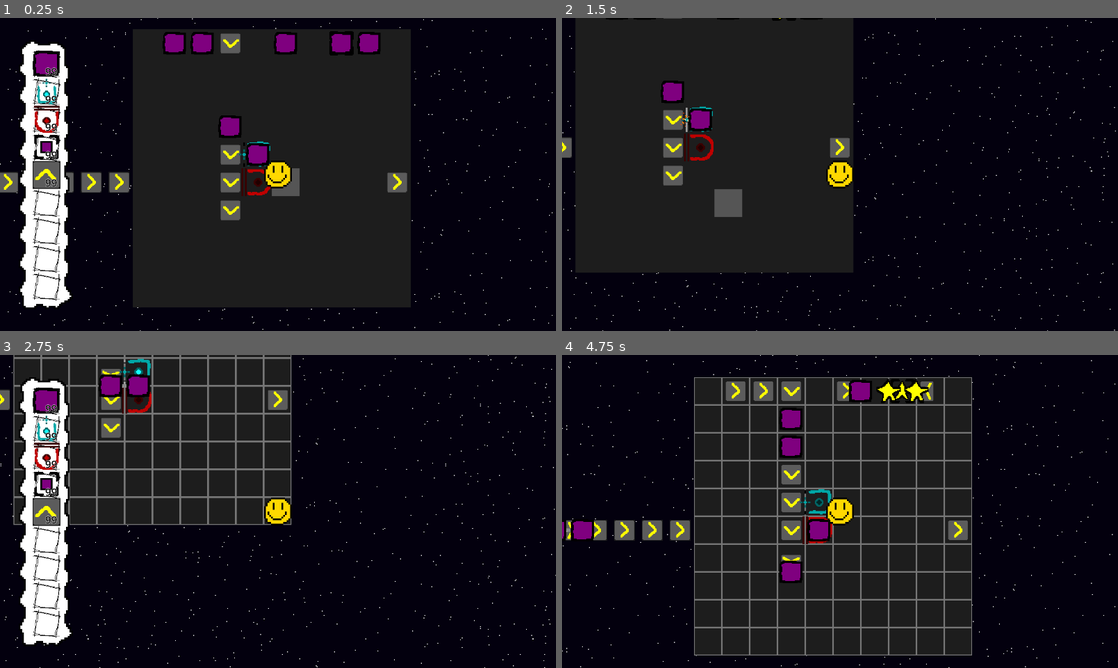
Above: before the commit, frames 1-4 (two rows, left to right).
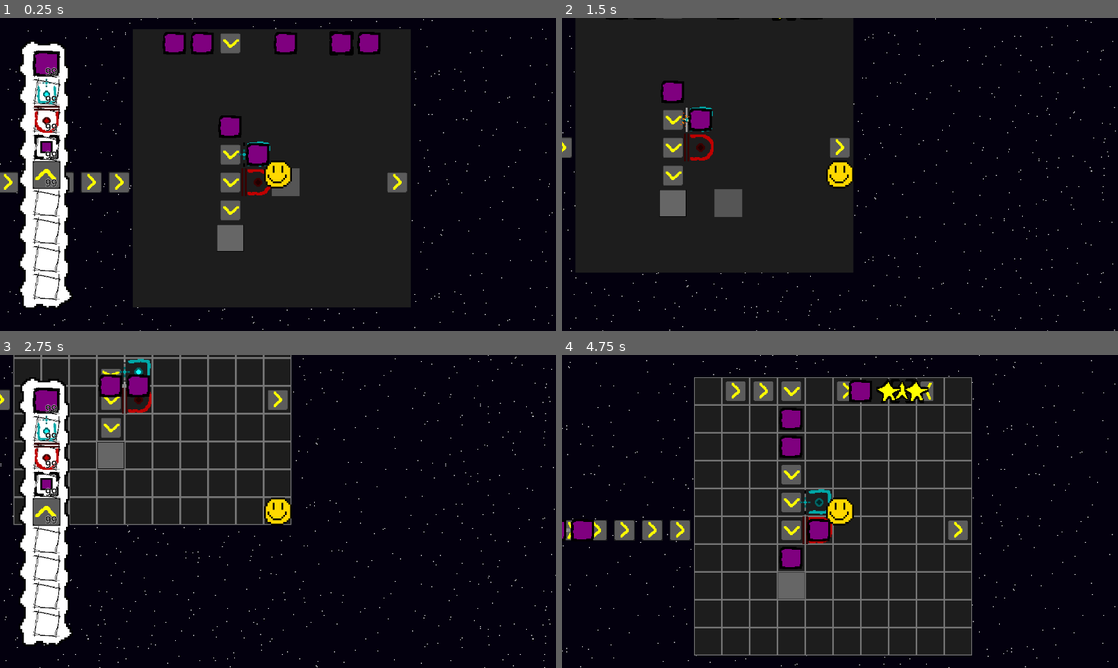
Above: after the commit, the same moments.

Repository: Stev51/gmtk-jam-2025
Game: Godot game, scene res://scenes/main.tscn
Same seed, same stepped clock (60 frames per second), same inputs: the game is played once before the commit and once after it.
Inputs (mouse positions are in pixels of both pictures, inside the frame that each line leads up to):
- Up to frame 1 (0.25 s): no input
- Up to frame 2 (1.5 s): tap Enter at 0.5 s; move the mouse to (962, 158) at 0.52 s; hold Right (ui_right) 0.53-1.28 s; hold I (inv_toggle) 0.53-1.28 s; click (962, 158) at 0.67 s; move the mouse to (728, 190) at 1.27 s; hold Down (ui_down) from 1.28 s (still down); tap E at 1.35 s
- Up to frame 3 (2.75 s): move the mouse to (333, 442) at 2.02 s; release Down (ui_down) at 2.03 s; hold Right (ui_right) from 2.03 s (still down); hold I (inv_toggle) from 2.03 s (still down)
- Up to frame 4 (4.75 s): move the mouse to (812, 574) at 2.77 s; release Right (ui_right) at 2.78 s; release I (inv_toggle) at 2.78 s; hold Up (ui_up) 2.78-3.53 s; tap E at 2.85, 4.35 s; click (812, 574) at 2.92 s; move the mouse to (1006, 558) at 3.52 s; hold I (inv_toggle) 3.53-4.28 s; hold Left (ui_left) from 3.53 s (still down); move the mouse to (673, 464) at 4.27 s

The runs differ from the first frame. In frame 1, 0.4% of the frame differs, in the area x 39-44%, y 66-75%; in frame 2, 0.4%; in frame 3, 0.4%; in frame 4, 0.7%, in the area x 38-44%, y 61-78%.

Commit message:
Add blocker - stops pushing blocks

Diff:
--- a/scenes/block.tscn
+++ /dev/null
@@ -1,15 +0,0 @@
-[gd_scene load_steps=3 format=3 uid="uid://1hr4qjbsq3lw"]
-
-[ext_resource type="Texture2D" path="res://assets/img/block/block-basic.png" id="1_8r6n6"]
-
-[sub_resource type="RectangleShape2D" id="RectangleShape2D_cgrg5"]
-size = Vector2(62, 62)
-
-[node name="Block" type="Area2D"]
-metadata/_edit_group_ = true
-
-[node name="CollisionShape2D" type="CollisionShape2D" parent="."]
-shape = SubResource("RectangleShape2D_cgrg5")
-
-[node name="Sprite2D" type="Sprite2D" parent="."]
-texture = ExtResource("1_8r6n6")
--- /dev/null
+++ b/scenes/blocker.tscn
@@ -0,0 +1,17 @@
+[gd_scene load_steps=3 format=3 uid="uid://1hr4qjbsq3lw"]
+
+[ext_resource type="Texture2D" uid="uid://b8gq6rfvoufmt" path="res://assets/img/blocker.png" id="1_8r6n6"]
+
+[sub_resource type="RectangleShape2D" id="RectangleShape2D_cgrg5"]
+size = Vector2(62, 62)
+
+[node name="Blocker" type="Area2D"]
+metadata/_edit_group_ = true
+
+[node name="Sprite2D" type="Sprite2D" parent="."]
+texture = ExtResource("1_8r6n6")
+
+[node name="StaticBody2D" type="StaticBody2D" parent="."]
+
+[node name="CollisionShape2D" type="CollisionShape2D" parent="StaticBody2D"]
+shape = SubResource("RectangleShape2D_cgrg5")
--- /dev/null
+++ b/scripts/mechanism/blocker.gd
@@ -0,0 +1,10 @@
+class_name Blocker extends Mechanism
+
+const NODE = preload("res://scenes/blocker.tscn")
+const ITEM = preload("res://inventory/items/combiner_item.tres")
+
+func _init(field: Field, x: int, y:int):
+	super(field, x, y, NODE.instantiate(), Field.FOREGROUND, ITEM)
+
+func simulatePush(directionToMove : Util.Direction, pushType : Mechanism.PushType) -> bool:
+	return false
--- a/scripts/world.gd
+++ b/scripts/world.gd
@@ -166,6 +166,8 @@
 	addMechanism(Box.new(self, 13, 13))
 	addMechanism(Box.new(self, 14, 14))
 
+	addMechanism(Blocker.new(self, 13, 17))
+
 
 	for x in 10: addMechanism(Pusher.new(self, x, 15, Util.Direction.RIGHT, Mechanism.PushType.INPUT))
 	addMechanism(Box.new(self, 1, 15))
Binary file added: assets/img/blocker.png
Not shown, added: assets/img/blocker.png.import
Not shown, added: scripts/mechanism/blocker.gd.uid
